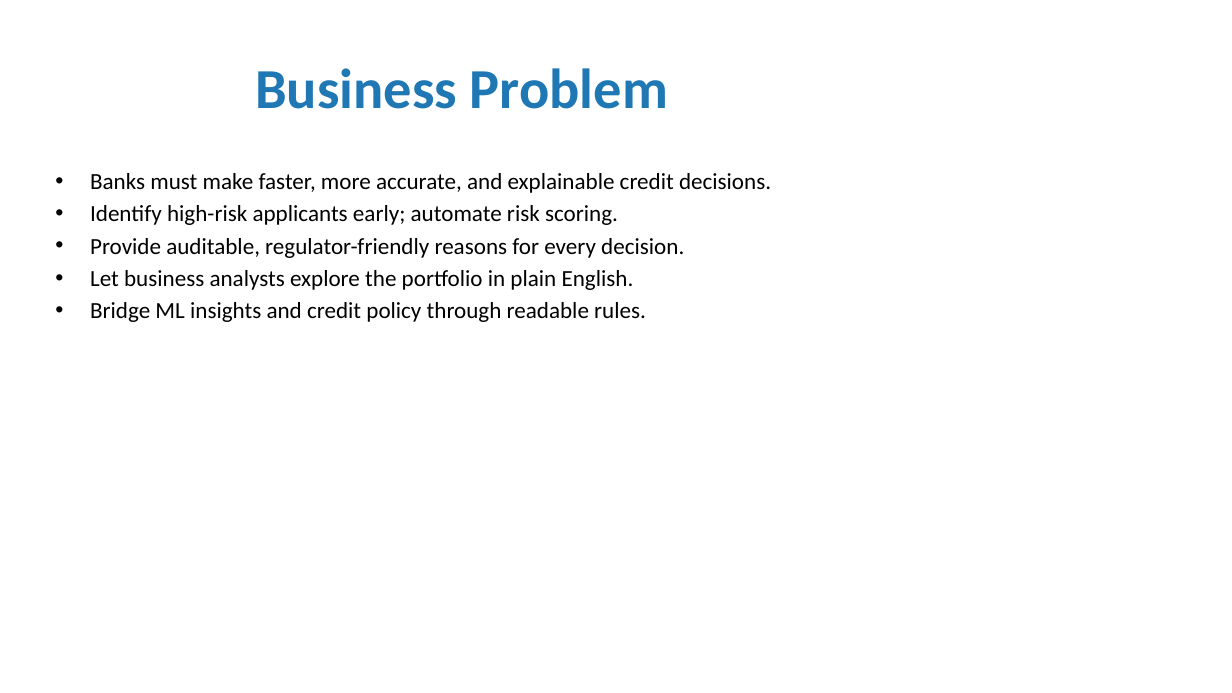
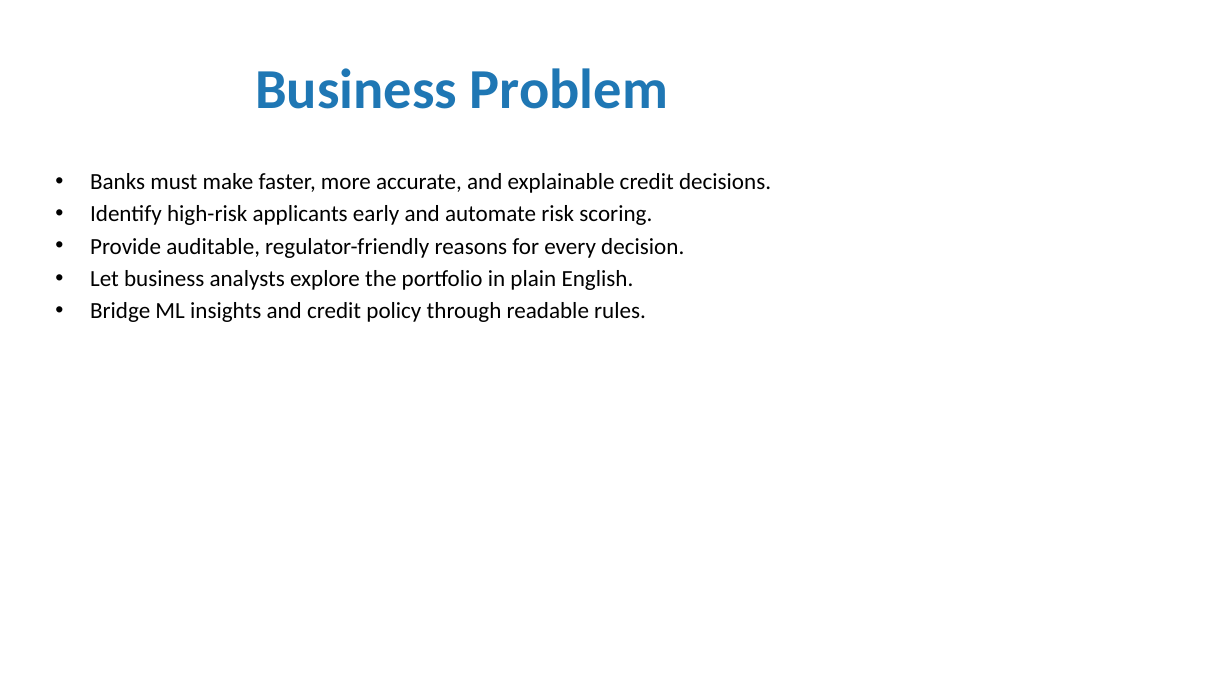
Before and after one commit to ashwani-dhayal/credit-risk-platform, a slide deck: slide 2 of documents/presentation.pptx. Drawn at 1232x693 pixels with LibreOffice and Linux fonts; fonts in the diff are those of the drawing. Boxes give left, top, right and bottom in pixels: in the first picture for what was removed or moved away, otherwise in the second. Text is boxed around its words. In the diff, an @@ line names an element or a change of style, - is before the commit and + after.

```diff
--- a/documents/presentation.pptx
+++ b/documents/presentation.pptx
@@ text at (90,205,652,225): text changed @@
-• Identify high-risk applicants early; automate risk scoring.
+• Identify high-risk applicants early and automate risk scoring.
```
Also in this commit, not shown: 8 other slides changed, 10 slides added, 6 slides removed, 11 other files.
